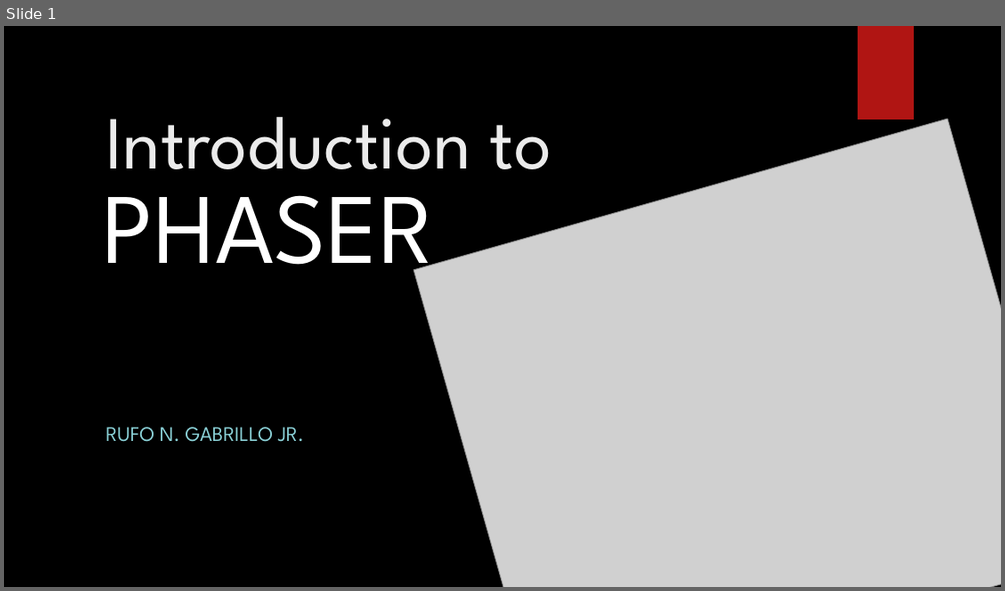
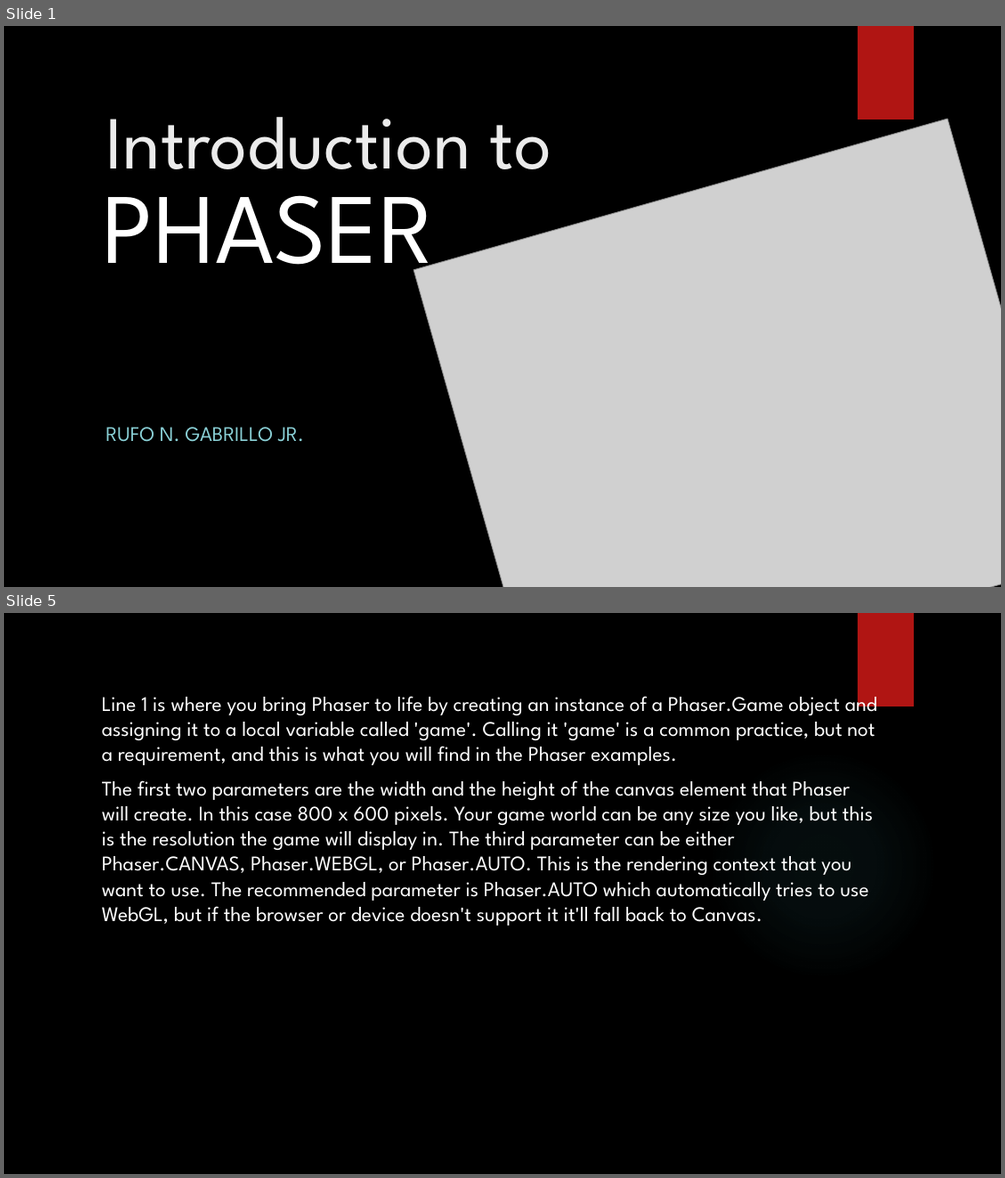
Before and after one commit to jrgabrillo/lectures, a slide deck: phaser/lectures/2. introduction to phaser.pptx. Shown one above the other, each under a label of ours: slide 1 before the commit, slides 1 and 5 after it; the slides between them are not shown. The pictures are 1005x591 and 1005x1178 pixels, drawn with LibreOffice and Linux fonts; fonts in the diff are those of the drawing; grey boxes stand for pictures; background and template pictures are left out. Boxes give left, top, right and bottom in pixels: in the first picture for what was removed or moved away, otherwise in the second. Text is boxed around its words. In the diff, an @@ line names an element or a change of style, - is before the commit and + after.

```diff
--- a/phaser/lectures/2. introduction to phaser.pptx
+++ b/phaser/lectures/2. introduction to phaser.pptx
@@ slide 5 added at bbox=[4, 613, 1001, 1174], background picture (left out); not listed: 2 template elements that a slide beside it also shows @@
@@ text added at bbox=[102, 690, 877, 925], 20 pt, text #FFFFFF @@
+Line 1 is where you bring Phaser to life by creating an instance of a Phaser.Game object and assigning it to a local variable called 'game'. Calling it 'game' is a common practice, but not a requirement, and this is what you will find in the Phaser examples.
+The first two parameters are the width and the height of the canvas element that Phaser will create. In this case 800 x 600 pixels. Your game world can be any size you like, but this is the resolution the game will display in. The third parameter can be either Phaser.CANVAS, Phaser.WEBGL, or Phaser.AUTO. This is the rendering context that you want to use. The recommended parameter is Phaser.AUTO which automatically tries to use WebGL, but if the browser or device doesn't support it it'll fall back to Canvas.
```
Also in this commit, not shown: 1 slide changed, 3 other slides added, 22 other files.
